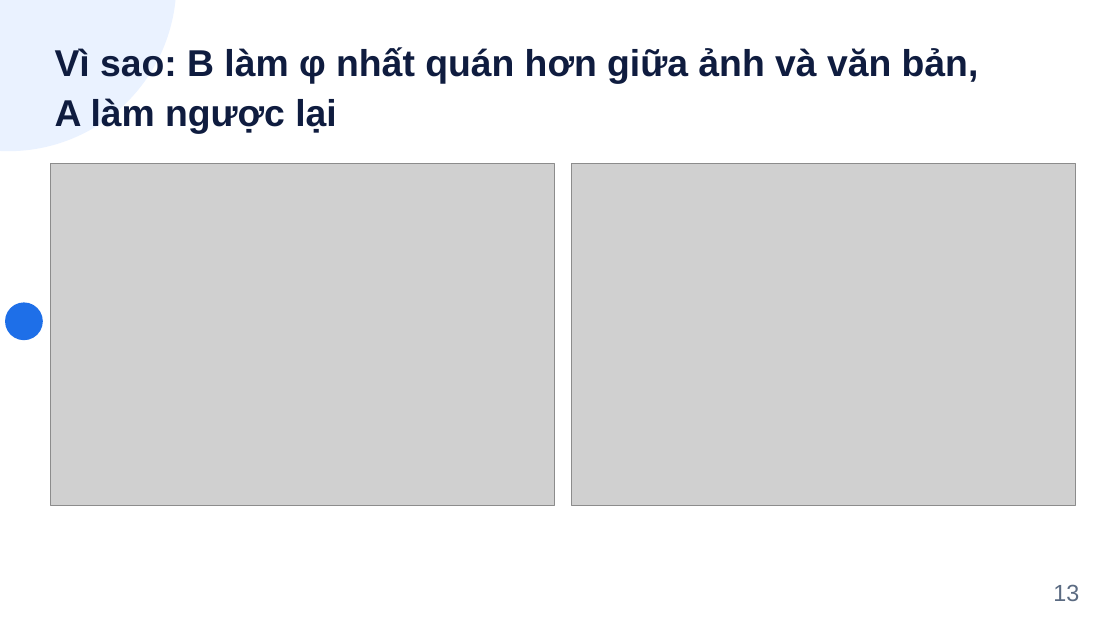
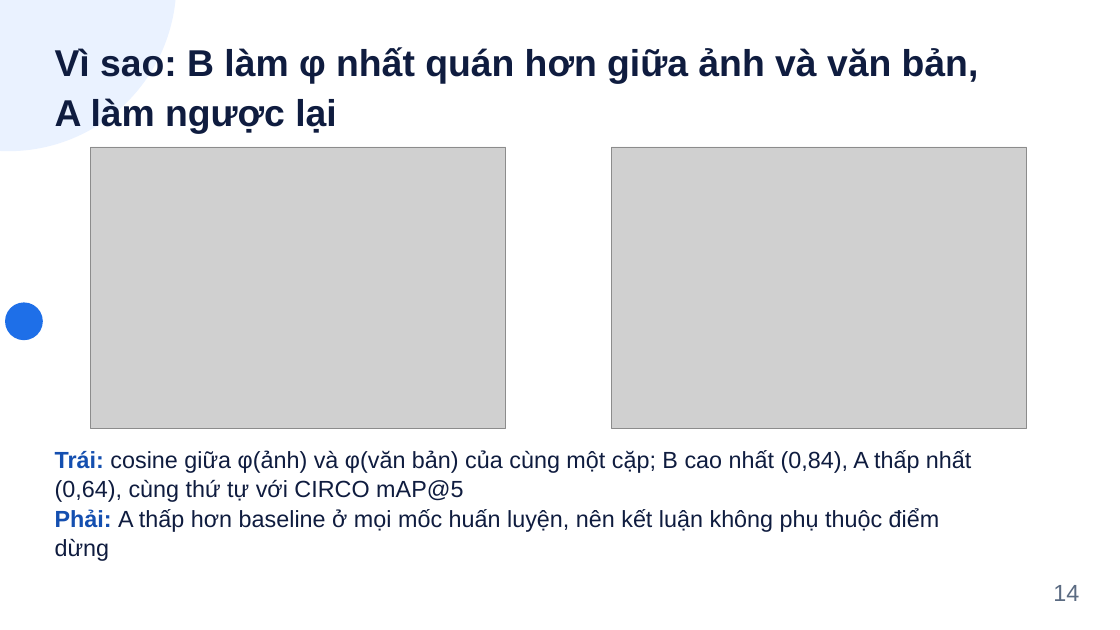
Before and after one commit to tamdv/btl-lincir, a slide deck: slide 14 of slides/Slides_Nhom8_LinCIR.pptx (slide 13 before the commit). Drawn at 1120x630 pixels with LibreOffice and Linux fonts; fonts in the diff are those of the drawing; grey boxes stand for pictures. Boxes give left, top, right and bottom in pixels: in the first picture for what was removed or moved away, otherwise in the second. Text is boxed around its words. In the diff, an @@ line names an element or a change of style, - is before the commit and + after.

```diff
--- a/slides/Slides_Nhom8_LinCIR.pptx
+++ b/slides/Slides_Nhom8_LinCIR.pptx
@@ picture: place and size @@
-picture at [50,164,555,505]
+picture at [91,147,507,429]
@@ picture: place and size @@
-picture at [571,164,1075,505]
+picture at [612,147,1028,429]
@@ text added at [55,450,971,561], 20 pt, text #0F1C3F @@
+Trái: cosine giữa φ(ảnh) và φ(văn bản) của cùng một cặp; B cao nhất (0,84), A thấp nhất (0,64), cùng thứ tự với CIRCO mAP@5
+Phải: A thấp hơn baseline ở mọi mốc huấn luyện, nên kết luận không phụ thuộc điểm dừng
@@ text at [1053,585,1079,601]: text changed @@
-13
+14
```
Also in this commit, not shown: 12 other slides changed, 3 slides added, 2 slides removed, 26 other files.
